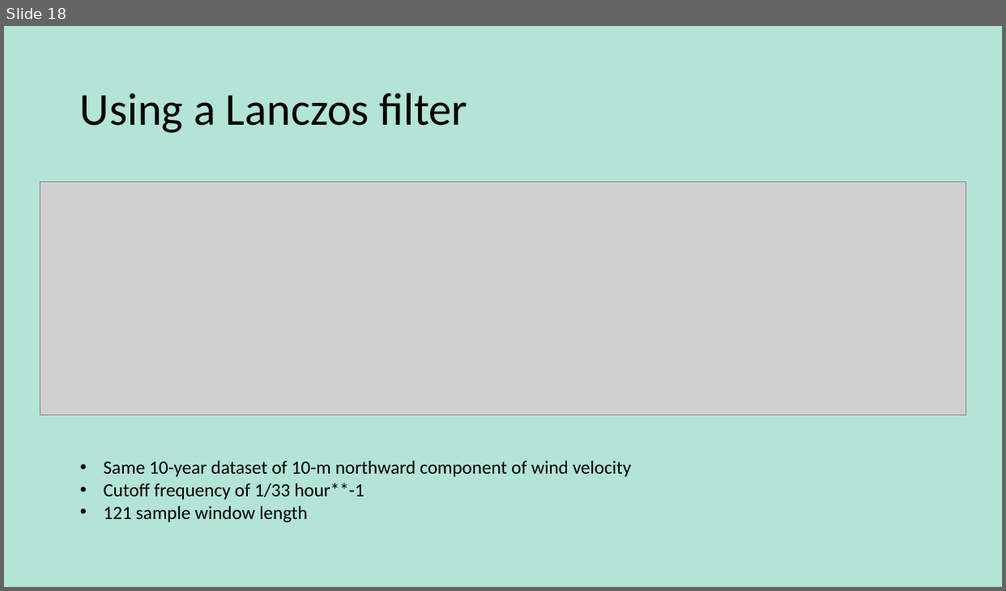
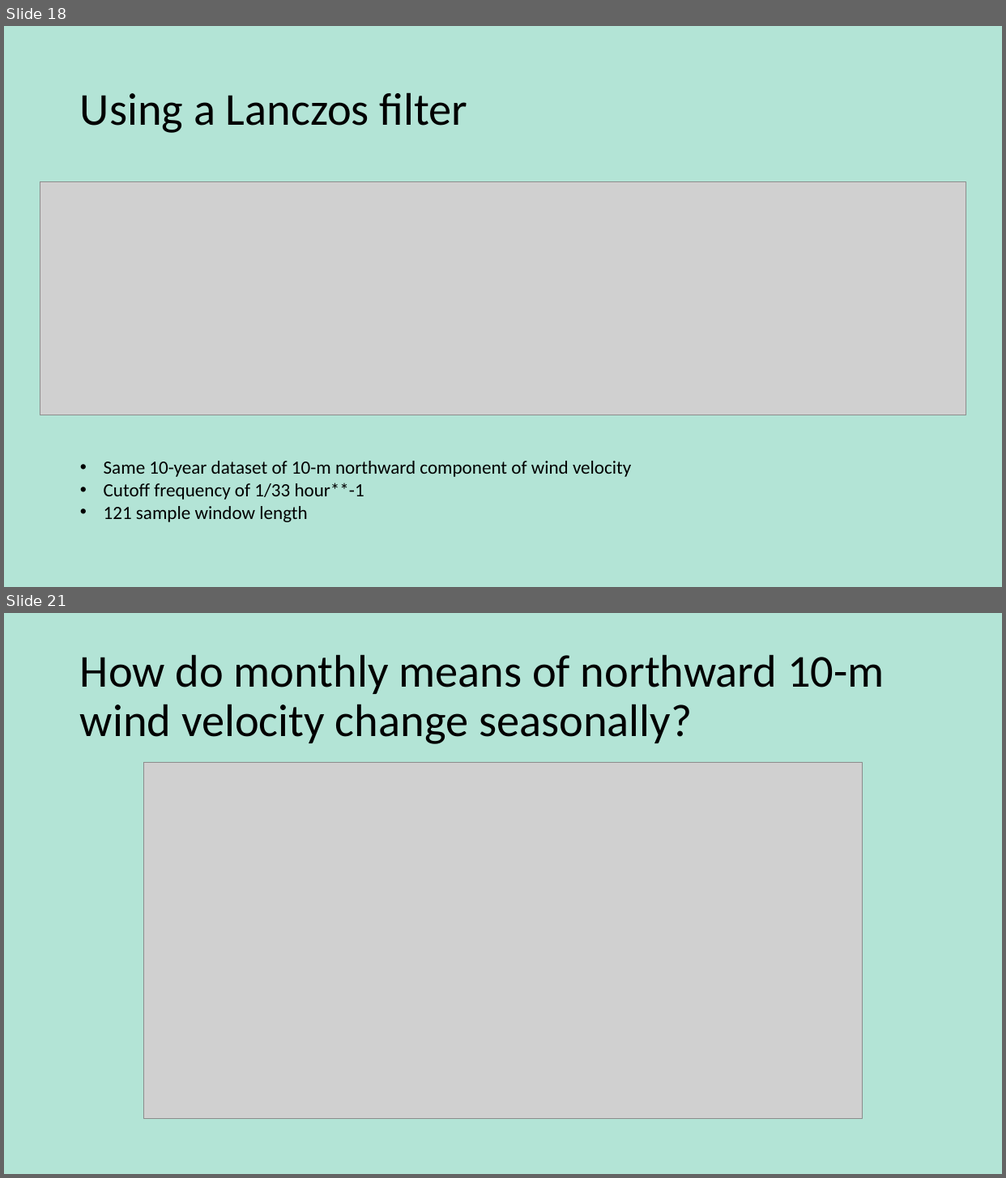
Before and after one commit to Fewings-Lab/kylenec-cpcs-mhw, a slide deck: Diurnal and Low Frequency Northward Winds off Chile.pptx. Shown one above the other, each under a label of ours: slide 18 before the commit, slides 18 and 21 after it; the slides between them are not shown. The pictures are 1006x591 and 1006x1178 pixels, drawn with LibreOffice and Linux fonts; fonts in the diff are those of the drawing; grey boxes stand for pictures. Boxes give left, top, right and bottom in pixels: in the first picture for what was removed or moved away, otherwise in the second. Text is boxed around its words. In the diff, an @@ line names an element or a change of style, - is before the commit and + after.

Commit message:
Added figures for seasonal and interannual variability

```diff
--- a/Diurnal and Low Frequency Northward Winds off Chile.pptx
+++ b/Diurnal and Low Frequency Northward Winds off Chile.pptx
@@ slide 21 added at (x1=4, y1=613, x2=1002, y2=1174), background #B3E4D6 @@
@@ title added at (x1=80, y1=654, x2=884, y2=744), 44 pt, text #000000 @@
+How do monthly means of northward 10-m wind velocity change seasonally?
@@ picture added at (x1=144, y1=763, x2=863, y2=1119) @@
```
Also in this commit, not shown: 2 other slides added, 1 slide removed.
